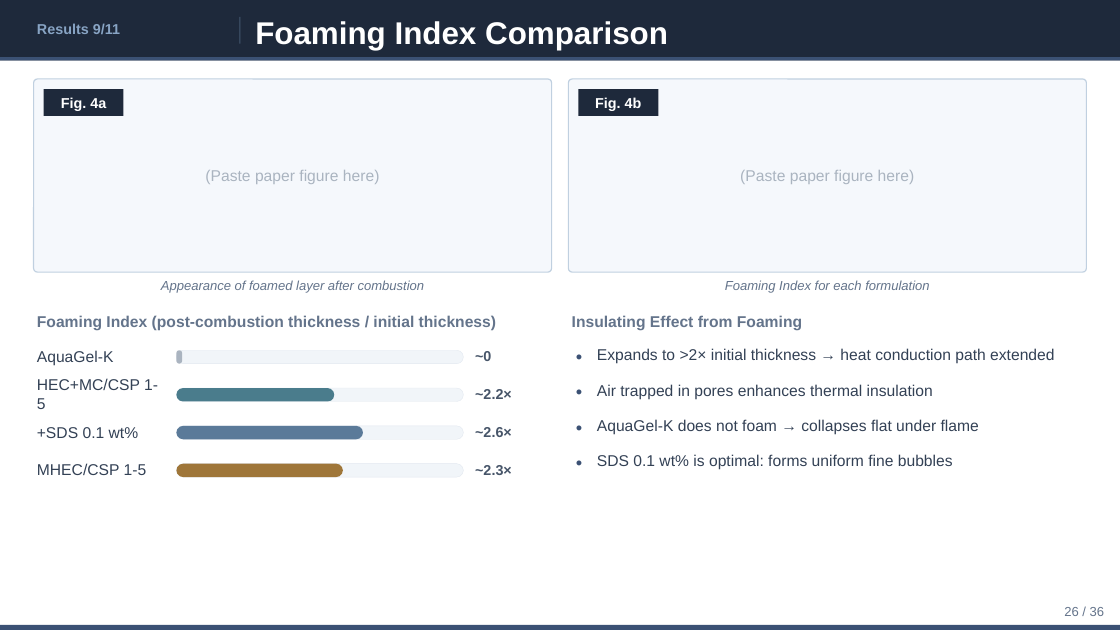
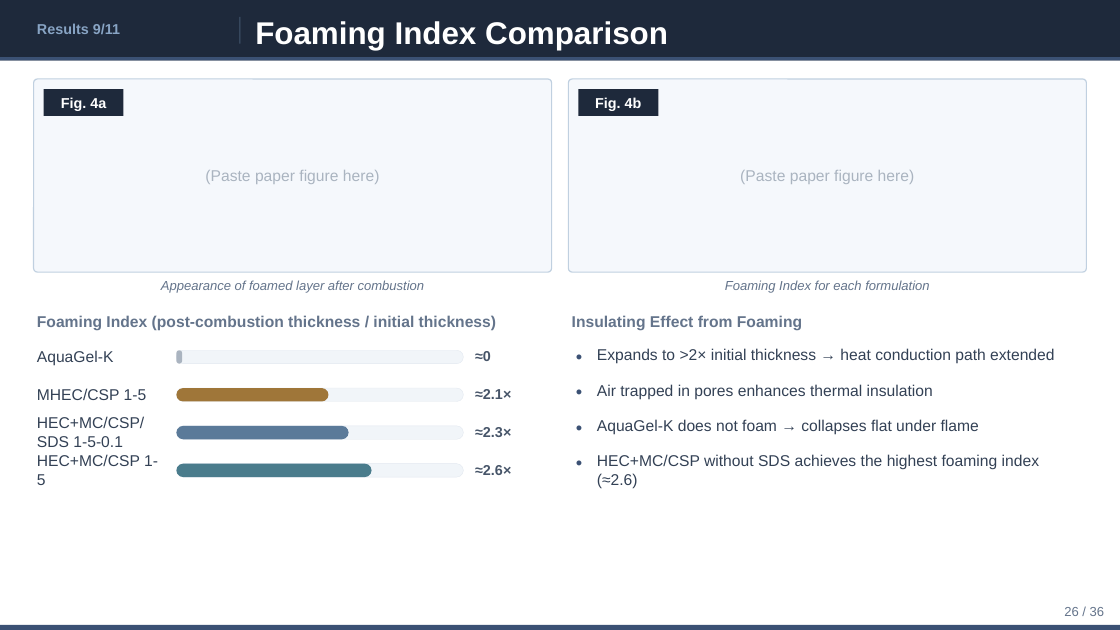
Before and after one commit to ytaisei0525-design/my-first-claude, a slide deck: slide 26 of slides_en.pptx. Drawn at 1120x630 pixels with LibreOffice and Linux fonts; fonts in the diff are those of the drawing. Boxes give left, top, right and bottom in pixels: in the first picture for what was removed or moved away, otherwise in the second. Text is boxed around its words. In the diff, an @@ line names an element or a change of style, - is before the commit and + after.

```diff
--- a/slides_en.pptx
+++ b/slides_en.pptx
@@ text at (475, 351, 491, 361): text changed @@
-~0
+≈0
@@ text at (37, 388, 147, 400): text changed @@
-HEC+MC/CSP 1-5
+MHEC/CSP 1-5
@@ rounded rectangle: place and size @@
-rounded rectangle at (176, 388, 334, 402)
+rounded rectangle at (176, 388, 329, 402)
@@ rounded rectangle at (176, 388, 329, 402): fill #4A7C8C to #9F7639 @@
@@ text at (475, 389, 511, 399): text changed @@
-~2.2×
+≈2.1×
@@ text at (37, 416, 144, 447): text changed @@
-+SDS 0.1 wt%
+HEC+MC/CSP/SDS 1-5-0.1
@@ rounded rectangle: place and size @@
-rounded rectangle at (176, 426, 363, 439)
+rounded rectangle at (176, 426, 349, 439)
@@ text at (475, 427, 511, 437): text changed @@
-~2.6×
+≈2.3×
@@ text at (37, 454, 158, 485): text changed @@
-MHEC/CSP 1-5
+HEC+MC/CSP 1-5
@@ rounded rectangle: place and size @@
-rounded rectangle at (176, 464, 343, 477)
+rounded rectangle at (176, 464, 371, 477)
@@ rounded rectangle at (176, 464, 371, 477): fill #9F7639 to #4A7C8C @@
@@ text at (475, 465, 511, 475): text changed @@
-~2.3×
+≈2.6×
@@ text at (597, 454, 1039, 488): text changed @@
-SDS 0.1 wt% is optimal: forms uniform fine bubbles
+HEC+MC/CSP without SDS achieves the highest foaming index (≈2.6)
```
Also in this commit, not shown: 15 other slides changed, 1 slide added, 1 slide removed, 1 other file.
